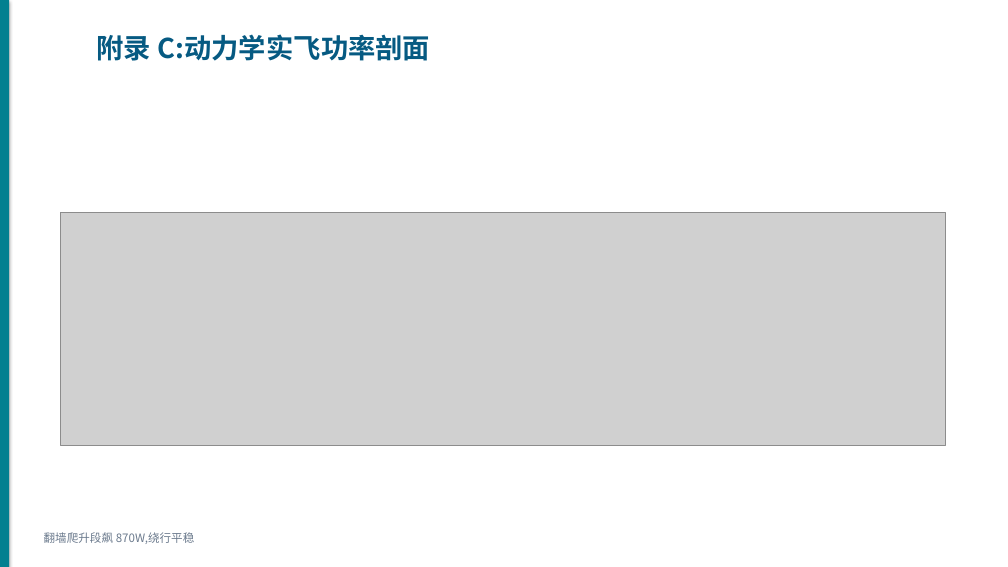
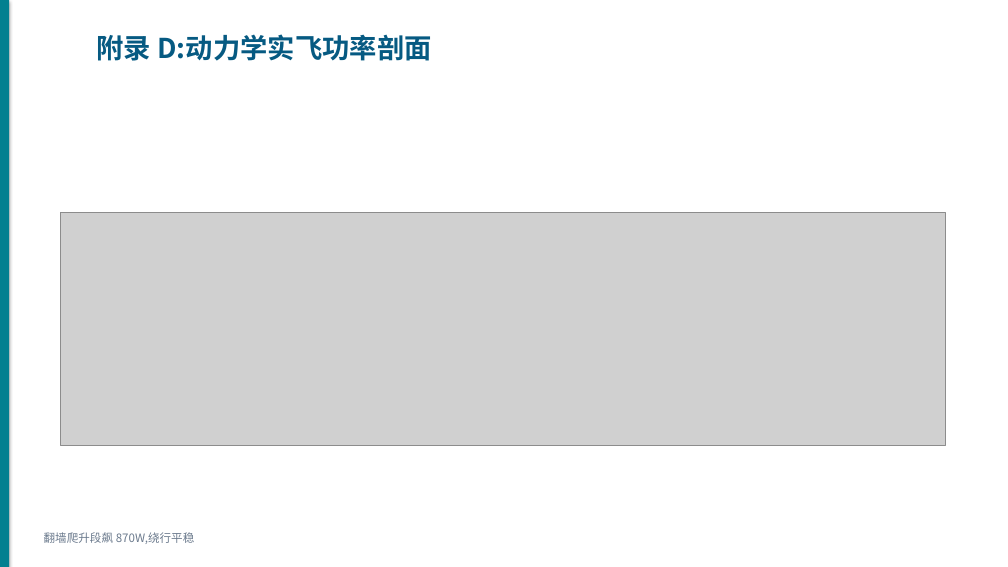
Before and after one commit to wbz0429/PathPlanningwithEnergy, a slide deck: slide 21 of autoresearch/energy_m100/experiments/midterm_defense.pptx (slide 17 before the commit). Drawn at 1008x567 pixels with LibreOffice and Linux fonts; fonts in the diff are those of the drawing; grey boxes stand for pictures. Boxes give left, top, right and bottom in pixels: in the first picture for what was removed or moved away, otherwise in the second. Text is boxed around its words. In the diff, an @@ line names an element or a change of style, - is before the commit and + after.

```diff
--- a/autoresearch/energy_m100/experiments/midterm_defense.pptx
+++ b/autoresearch/energy_m100/experiments/midterm_defense.pptx
@@ text at [97,34,431,61]: text changed @@
-附录 C:动力学实飞功率剖面
+附录 D:动力学实飞功率剖面
```
Also in this commit, not shown: 16 other slides changed, 4 slides added, 1 other file.
